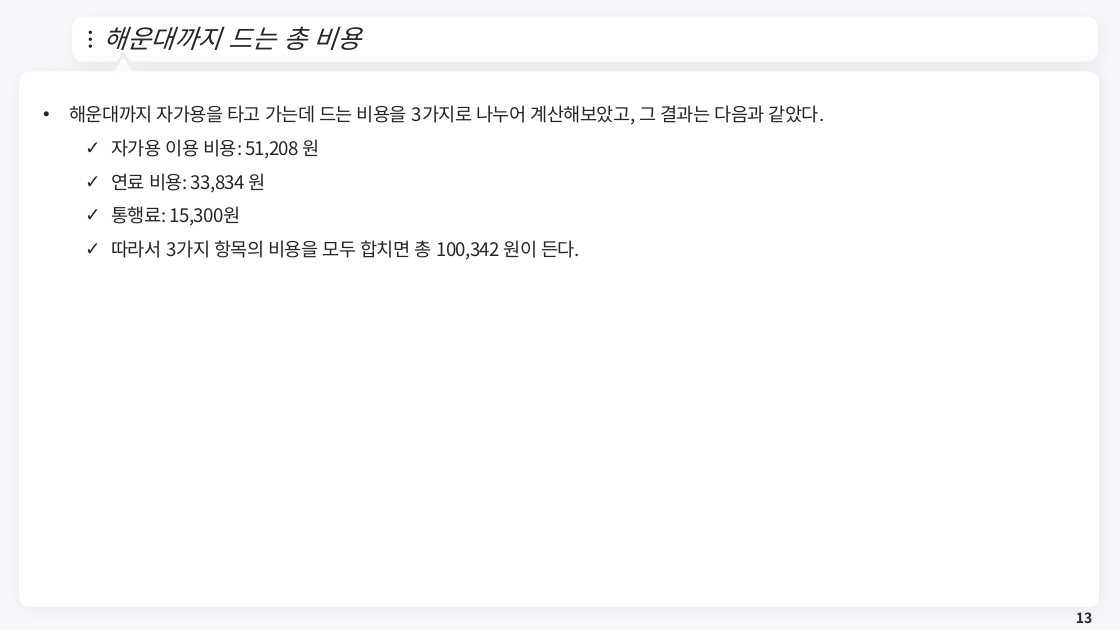
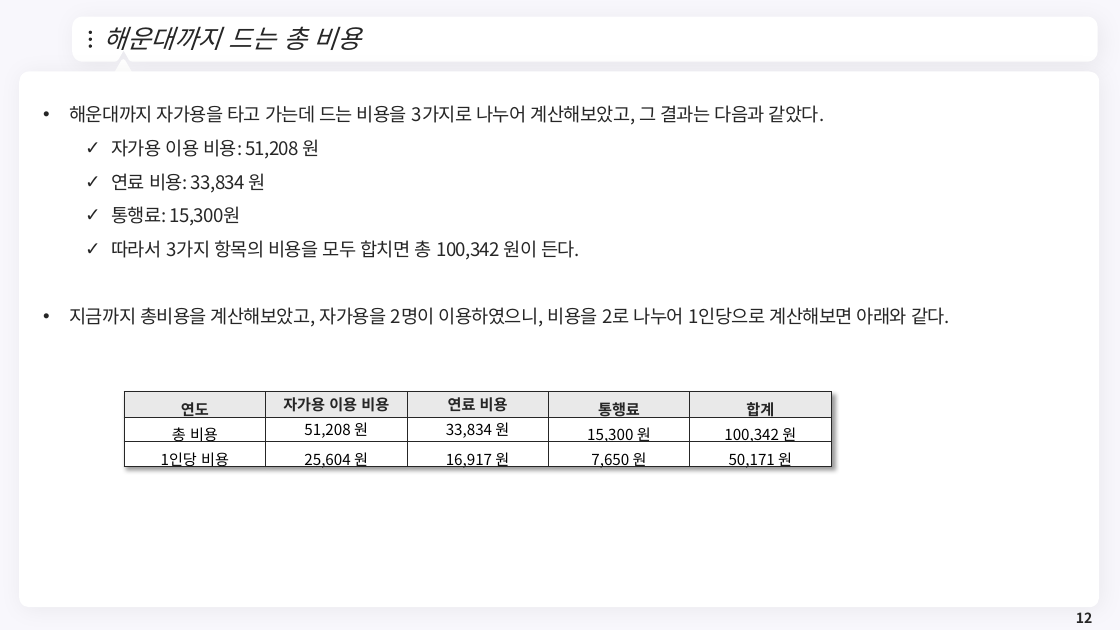
Before and after one commit to meandthey/Teaching, a slide deck: slide 12 of 생활속의 경제/01_Lectures/생활속의 경제_(에너지경제).pptx (slide 13 before the commit). Drawn at 1120x630 pixels with LibreOffice and Linux fonts; fonts in the diff are those of the drawing; background and template pictures are left out. Boxes give left, top, right and bottom in pixels: in the first picture for what was removed or moved away, otherwise in the second. Text is boxed around its words. In the diff, an @@ line names an element or a change of style, - is before the commit and + after.

```diff
--- a/생활속의 경제/01_Lectures/생활속의 경제_(에너지경제).pptx
+++ b/생활속의 경제/01_Lectures/생활속의 경제_(에너지경제).pptx
@@ text at (69, 307, 950, 327): paragraph added @@
+• 지금까지 총비용을 계산해보았고, 자가용을 2명이 이용하였으니, 비용을 2로 나누어 1인당으로 계산해보면 아래와 같다.
@@ table added at (124, 392, 830, 474), 3 rows, 5 columns @@
+연도 | 자가용 이용 비용 | 연료 비용 | 통행료 | 합계
+총 비용 | 51,208 원 | 33,834 원 | 15,300 원 | 100,342 원
+1인당 비용 | 25,604 원 | 16,917 원 | 7,650 원 | 50,171 원
@@ page number at (1076, 612, 1092, 623): text changed @@
-13
+12
```
Also in this commit, not shown: 11 other slides changed, 11 slides added, 5 slides removed, 1 other file.
